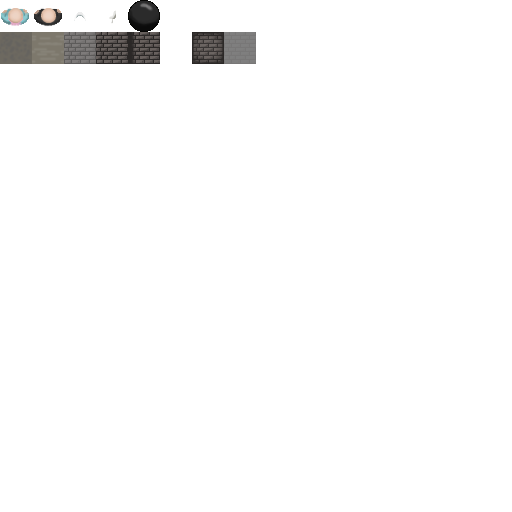
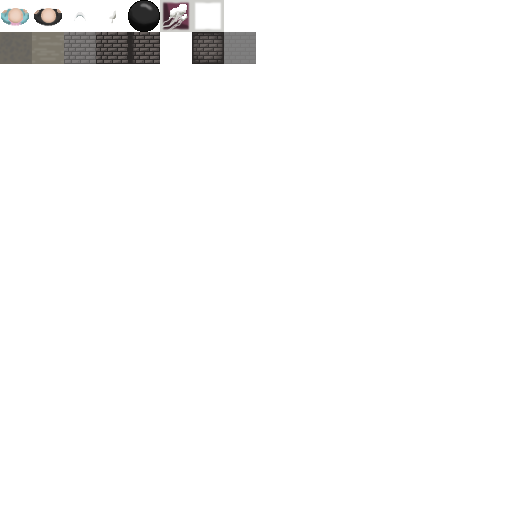
Comparing the layer stacks of the two 512x512 images. Changes:
added layer "Layer 10" above "Layer 12" over [160, 3, 188, 32]
added layer "Layer 12" above "Layer 11" over [192, 0, 224, 32]
added layer "Layer 11" above "Layer 2" over [160, 0, 192, 32]
added layer "Layer 13" above "Background" over [160, 0, 192, 32]
